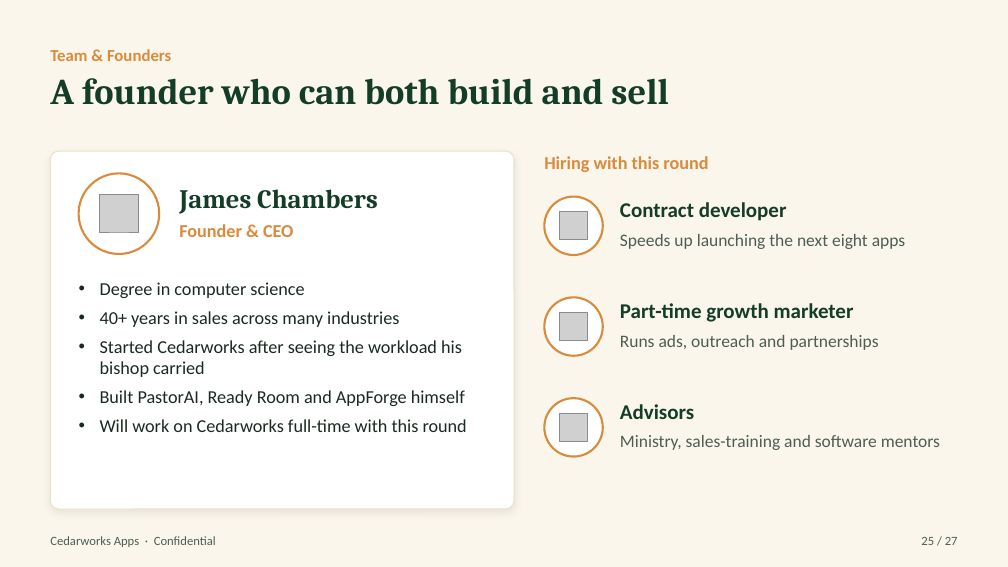
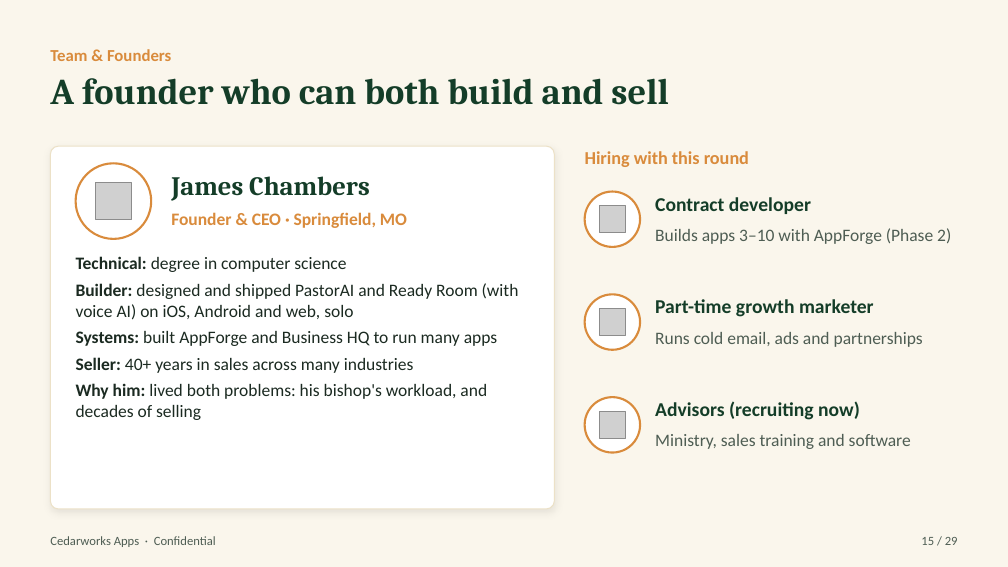
Before and after one commit to Pastorai1/Cedarworksapps, a slide deck: slide 15 of pitch-deck/Cedarworks-Apps-Pitch-Deck.pptx (slide 25 before the commit). Drawn at 1008x567 pixels with LibreOffice and Linux fonts; fonts in the diff are those of the drawing; grey boxes stand for pictures. Boxes give left, top, right and bottom in pixels: in the first picture for what was removed or moved away, otherwise in the second. Text is boxed around its words. In the diff, an @@ line names an element or a change of style, - is before the commit and + after.

```diff
--- a/pitch-deck/Cedarworks-Apps-Pitch-Deck.pptx
+++ b/pitch-deck/Cedarworks-Apps-Pitch-Deck.pptx
@@ rounded rectangle resized from (x1=50, y1=151, x2=514, y2=509) to (x1=50, y1=146, x2=554, y2=509) @@
@@ rounded rectangle at (x1=50, y1=146, x2=554, y2=509): proportions changed @@
@@ text "Hiring with this round" moved from (x1=544, y1=156, x2=708, y2=172) to (x1=585, y1=151, x2=749, y2=167) @@
@@ ellipse resized from (x1=79, y1=173, x2=159, y2=254) to (x1=76, y1=163, x2=151, y2=239) @@
@@ text "James Chambers" moved from (x1=179, y1=189, x2=378, y2=214) to (x1=171, y1=176, x2=370, y2=201) @@
@@ picture moved from (x1=100, y1=195, x2=138, y2=233) to (x1=95, y1=182, x2=131, y2=219) @@
@@ ellipse resized from (x1=544, y1=197, x2=603, y2=255) to (x1=585, y1=192, x2=640, y2=247) @@
@@ picture moved from (x1=559, y1=212, x2=588, y2=240) to (x1=599, y1=206, x2=625, y2=232) @@
@@ text "Contract developer" at (x1=655, y1=197, x2=811, y2=214): size 15 to 14 pt @@
@@ text "Contract developer" moved from (x1=620, y1=202, x2=787, y2=221) to (x1=655, y1=197, x2=811, y2=214) @@
@@ text at (x1=171, y1=212, x2=407, y2=228): text changed; size 13 to 12.5 pt @@
-Founder & CEO
+Founder & CEO · Springfield, MO
@@ text at (x1=655, y1=228, x2=951, y2=244): text changed @@
-Speeds up launching the next eight apps
+Builds apps 3–10 with AppForge (Phase 2)
@@ text at (x1=76, y1=256, x2=519, y2=420): text changed; size 13 to 12.5 pt @@
-• Degree in computer science
-• 40+ years in sales across many industries
-• Started Cedarworks after seeing the workload his bishop carried
-• Built PastorAI, Ready Room and AppForge himself
-• Will work on Cedarworks full-time with this round
+• Technical: degree in computer science
+• Builder: designed and shipped PastorAI and Ready Room (with voice AI) on iOS, Android and web, solo
+• Systems: built AppForge and Business HQ to run many apps
+• Seller: 40+ years in sales across many industries
+• Why him: lived both problems: his bishop's workload, and decades of selling
@@ ellipse resized from (x1=544, y1=297, x2=603, y2=356) to (x1=585, y1=294, x2=640, y2=350) @@
@@ text "Part-time growth marketer" moved from (x1=620, y1=303, x2=854, y2=322) to (x1=655, y1=299, x2=874, y2=317) @@
@@ text "Part-time growth marketer" at (x1=655, y1=299, x2=874, y2=317): size 15 to 14 pt @@
@@ picture moved from (x1=559, y1=312, x2=588, y2=341) to (x1=599, y1=308, x2=625, y2=335) @@
@@ text at (x1=655, y1=332, x2=923, y2=347): text changed @@
-Runs ads, outreach and partnerships
+Runs cold email, ads and partnerships
@@ ellipse resized from (x1=544, y1=398, x2=603, y2=457) to (x1=585, y1=397, x2=640, y2=453) @@
@@ picture moved from (x1=559, y1=413, x2=588, y2=442) to (x1=599, y1=411, x2=625, y2=437) @@
@@ text at (x1=655, y1=401, x2=860, y2=420): text changed; size 15 to 14 pt @@
-Advisors
+Advisors (recruiting now)
@@ text at (x1=655, y1=434, x2=911, y2=449): text changed @@
-Ministry, sales-training and software mentors
+Ministry, sales training and software
@@ text at (x1=921, y1=537, x2=958, y2=545): text changed @@
-25 / 27
+15 / 29
```
Also in this commit, not shown: 23 other slides changed, 5 slides added, 3 slides removed, 4 other files.
